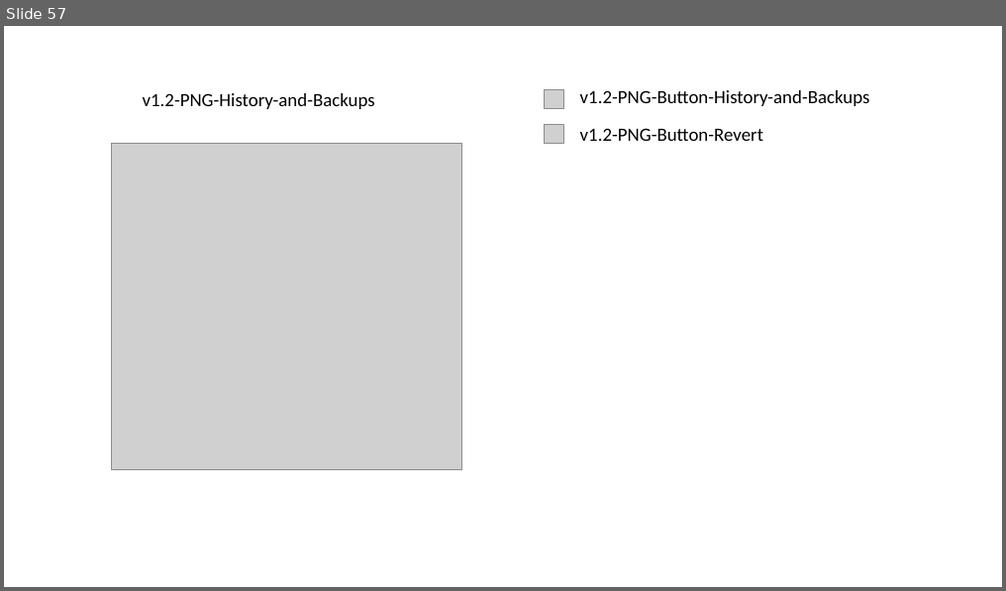
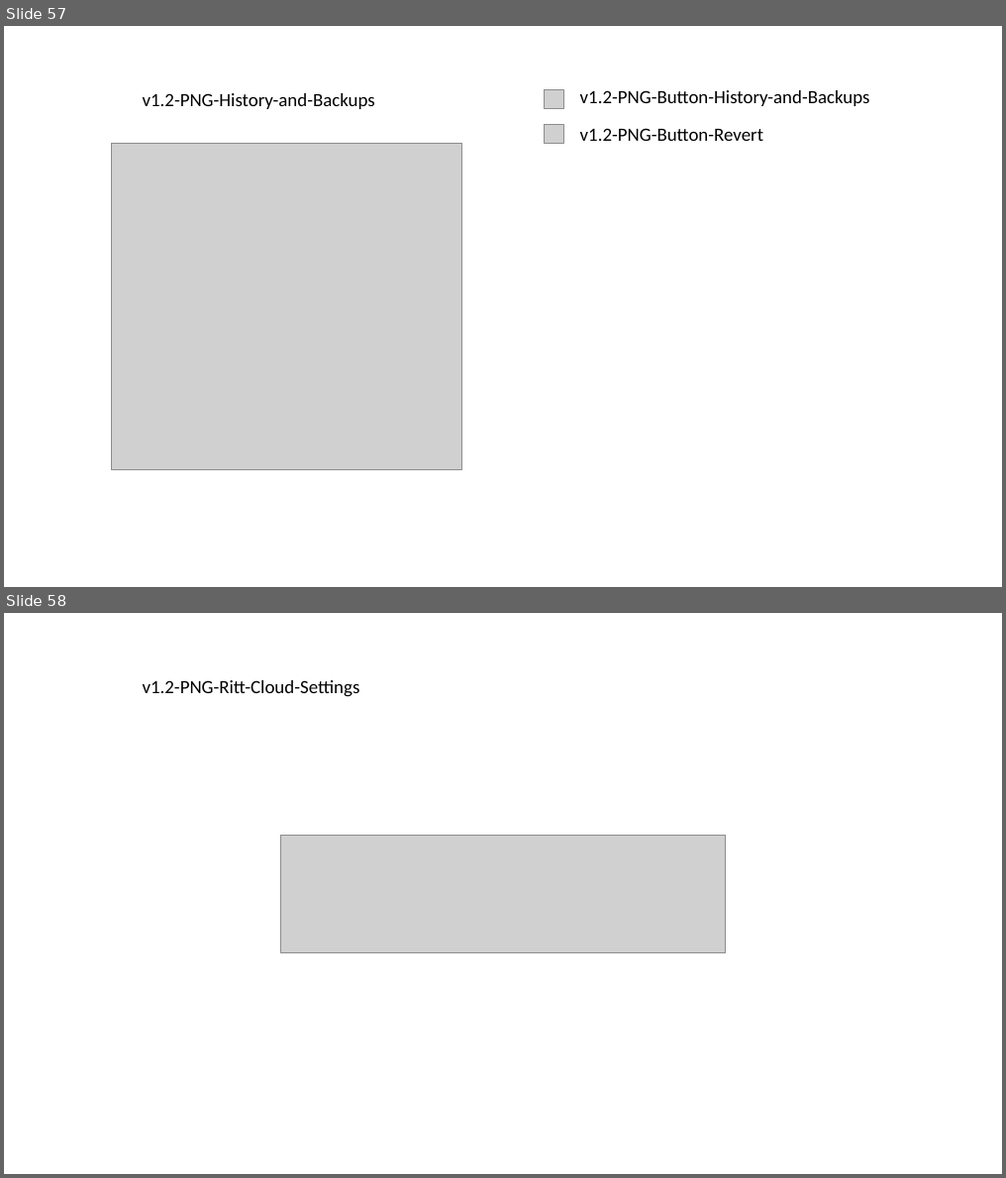
Before and after one commit to ritt-app/Ritt-Support, a slide deck: ritt documentation.pptx. Shown one above the other, each under a label of ours: slide 57 before the commit, slides 57 and 58 after it. The pictures are 1006x591 and 1006x1178 pixels, drawn with LibreOffice and Linux fonts; fonts in the diff are those of the drawing; grey boxes stand for pictures. Boxes give left, top, right and bottom in pixels: in the first picture for what was removed or moved away, otherwise in the second. Text is boxed around its words. In the diff, an @@ line names an element or a change of style, - is before the commit and + after.

Commit message:
update ritt cloud docs

```diff
--- a/ritt documentation.pptx
+++ b/ritt documentation.pptx
@@ slide 58 added at bbox=[4, 613, 1002, 1174], background #FFFFFF @@
@@ text added at bbox=[143, 680, 360, 697], 18 pt, text #000000 @@
+v1.2-PNG-Ritt-Cloud-Settings
@@ picture added at bbox=[280, 835, 726, 953] @@
```
Also in this commit, not shown: 4 other files.
